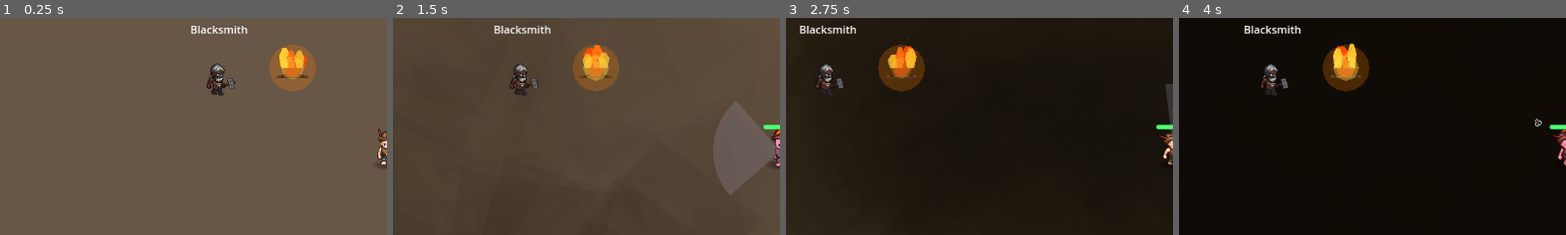
Above: before the commit, frames 1-4 (left to right).
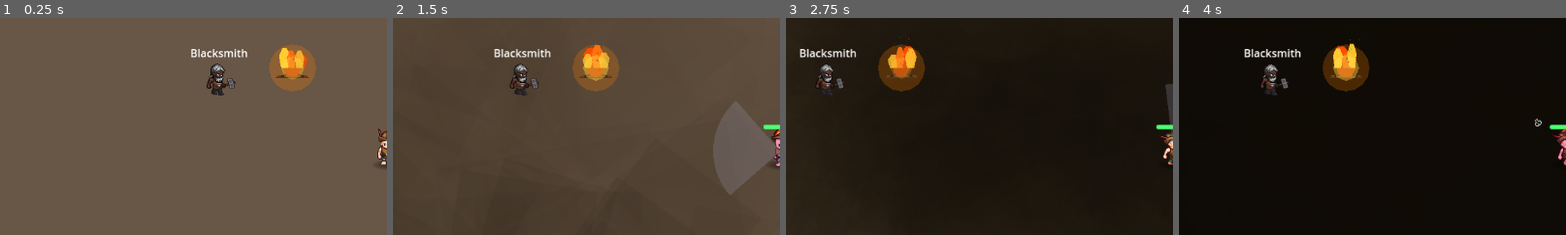
Above: after the commit, the same moments.

Repository: crimes86/godot-combat-game
Game: Godot game, scene res://main.tscn
The game is run twice, just before and just after one commit, with the same random seed, the same clock (stepped at 60 frames per second) and the same inputs.
Inputs (mouse positions are % of the whole screen's width and height, from its top left):
- Up to frame 1 (0.25 s): no input
- Up to frame 2 (1.5 s): tap Enter at 0.5 s; move the mouse to (72, 45) at 0.52 s; hold D (move_right) 0.53-1.25 s; tap G at 0.6 s; click (72, 45) at 0.67 s; drag from (30, 55) to (26, 33) at 1.27 s
- Up to frame 3 (2.75 s): move the mouse to (60, 28) at 2.02 s; hold D (move_right) from 2.03 s (still down); tap G at 2.1 s
- Up to frame 4 (4 s): release D (move_right) at 2.75 s; drag from (45, 70) to (5, 33) at 2.77 s; move the mouse to (80, 65) at 3.52 s; hold A (move_left) from 3.53 s (still down); tap G at 3.6 s
The pictures show only the part of the screen within x 0-50%, y 19-69%; the shares and areas given below are measured in that part.

The runs differ from the first frame. In frame 1, 0.7% of the frame differs, in the area x 49-64%, y 3-19%; in frame 2, 0.8%; in frame 3, 0.8%; in frame 4, 0.8%, in the area x 16-32%, y 3-19%.

Commit message:
UX improvements: blacksmith label position and reduced particle clutter
Based on playtesting feedback:

1. Blacksmith Label Position:
   - Moved label from -80px to -45px (right above blacksmith's head)
   - Now hovers directly over sprite instead of floating high above

2. Reduced Weakpoint Particle Effects:
   - Sparkle particles: 14 → 6 (57% reduction)
   - Crack particles: 15 → 8 (47% reduction)
   - Destruction dust: 50 → 20 (60% reduction)
   - Destruction chunks: 12 → 6 (50% reduction)

The crit window weakpoints were described as "particle vomit" - now much cleaner and easier to see during combat.

🤖 Generated with [Claude Code](https://claude.com/claude-code)

Co-Authored-By: Claude <noreply@anthropic.com>

Diff:
--- a/scenes/npcs/vendor.tscn
+++ b/scenes/npcs/vendor.tscn
@@ -19,8 +19,8 @@
 
 [node name="Label" type="Label" parent="."]
 offset_left = -40.0
-offset_top = -80.0
+offset_top = -45.0
 offset_right = 40.0
-offset_bottom = -60.0
+offset_bottom = -25.0
 text = "Blacksmith"
 horizontal_alignment = 1
--- a/scripts/enemies/weakpoint.gd
+++ b/scripts/enemies/weakpoint.gd
@@ -95,10 +95,10 @@
 	tween.tween_property(glow_sprite, "scale", Vector2(1.0, 1.0), 0.5)
 
 func create_sparkle_particles() -> void:
-	"""Moderate sparkle particles"""
+	"""Subtle sparkle particles"""
 	sparkle_particles = CPUParticles2D.new()
 	sparkle_particles.emitting = true
-	sparkle_particles.amount = 14  # Moderate amount
+	sparkle_particles.amount = 6  # Reduced for less clutter
 	sparkle_particles.lifetime = 1.0
 	sparkle_particles.preprocess = 0.5
 	sparkle_particles.local_coords = true
@@ -297,12 +297,12 @@
 		tween.finished.connect(func(): ring.queue_free())
 
 func spawn_crack_particles() -> void:
-	"""Moderate crack particles"""
+	"""Subtle crack particles"""
 	var particles = CPUParticles2D.new()
 	particles.emitting = false
 	particles.one_shot = true
 	particles.explosiveness = 1.0
-	particles.amount = 15
+	particles.amount = 8  # Reduced for less clutter
 	particles.lifetime = 0.4
 	particles.local_coords = false
 	particles.global_position = global_position
@@ -339,13 +339,13 @@
 		particles.queue_free()
 
 func spawn_destruction_particles() -> void:
-	"""Moderate explosion"""
+	"""Subtle explosion"""
 
 	var dust = CPUParticles2D.new()
 	dust.emitting = false
 	dust.one_shot = true
 	dust.explosiveness = 1.0
-	dust.amount = 50
+	dust.amount = 20  # Reduced for less clutter
 	dust.lifetime = 0.65
 	dust.local_coords = false
 	dust.global_position = global_position
@@ -383,7 +383,7 @@
 	chunks.emitting = false
 	chunks.one_shot = true
 	chunks.explosiveness = 1.0
-	chunks.amount = 12
+	chunks.amount = 6  # Reduced for less clutter
 	chunks.lifetime = 0.85
 	chunks.local_coords = false
 	chunks.global_position = global_position
